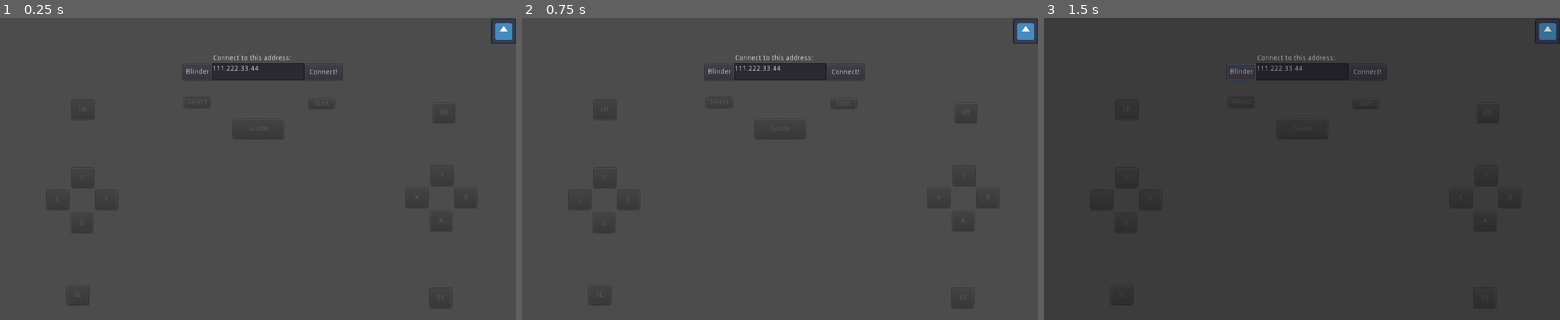
Above: before the commit, frames 1-3 (left to right).
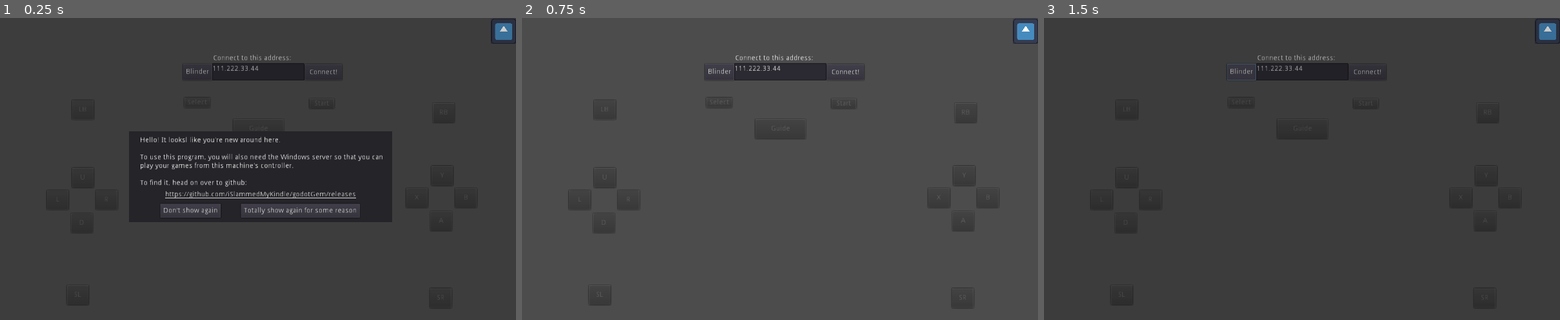
Above: after the commit, the same moments.

Repository: iSlammedMyKindle/godotGem
Game: Godot game, scene res://Main.tscn
Two runs of this game, one before a commit and one after it. Both use one fixed random seed, a clock stepped at 60 frames per second and the inputs below. The engine's default icon, where the game draws it, is replaced by a stand-in: a white triangle on a blue panel in a dark square.
Inputs (mouse positions are in pixels of both pictures, inside the frame that each line leads up to):
- Up to frame 1 (0.25 s): no input
- Up to frame 2 (0.75 s): click (712, 211) at 0.5 s, where only the run after the commit has a clickable "Don't show again"
- Up to frame 3 (1.5 s): click "Blinder" at 1.25 s

The runs differ from the first frame. In frame 1, 14% of the frame differs, in the area x 25-100%, y 1-68%; in frame 2, nothing differs; in frame 3, nothing differs.

Commit message:
finished the first time run message

Diff:
--- a/client/Main.gd
+++ b/client/Main.gd
@@ -46,6 +46,10 @@
 	var err = config.load("user://godotGem.cfg")
 	if err == OK:
 		$urlToConnect.text = config.get_value("general","ip")
+
+	if config.get_value("general", "hideGithubSplash")	== null:
+		$firstTimeRun.visible = true
+
 
 # Called every frame. 'delta' is the elapsed time since the previous frame.
 func _process(_delta):
--- a/client/Main.tscn
+++ b/client/Main.tscn
@@ -7,6 +7,7 @@
 [ext_resource path="res://assets/cough.mp3" type="AudioStream" id=5]
 [ext_resource path="res://Rylan.gd" type="Script" id=6]
 [ext_resource path="res://assets/godotGemLogo.svg" type="Texture" id=7]
+[ext_resource path="res://firstTimeRun.tscn" type="PackedScene" id=8]
 
 [sub_resource type="Animation" id=2]
 resource_name = "spin"
@@ -88,7 +89,7 @@
 "values": [ Color( 0, 0, 0, 0 ), Color( 0, 0, 0, 1 ) ]
 }
 
-[node name="Main" type="Node2D" groups=["dontShowAgain"]]
+[node name="Main" type="Node2D"]
 script = ExtResource( 1 )
 
 [node name="githubPage" type="Button" parent="."]
@@ -154,6 +155,9 @@
 [node name="AnimationPlayer" type="AnimationPlayer" parent="."]
 anims/fade = SubResource( 1 )
 
+[node name="firstTimeRun" parent="." instance=ExtResource( 8 )]
+visible = false
+
 [connection signal="pressed" from="githubPage" to="." method="_on_githubPage_pressed"]
 [connection signal="pressed" from="BlinderBtn" to="." method="_on_BlinderBtn_pressed"]
 [connection signal="pressed" from="Button" to="." method="_on_Button_pressed"]
--- a/client/firstTimeRun.gd
+++ b/client/firstTimeRun.gd
@@ -1,24 +1,10 @@
 extends Node2D
-
-
-# Declare member variables here. Examples:
-# var a = 2
-# var b = "text"
-
-
-# Called when the node enters the scene tree for the first time.
-func _ready():
-	pass # Replace with function body.
-
-
-# Called every frame. 'delta' is the elapsed time since the previous frame.
-#func _process(delta):
-#	pass
-
 
 func _on_showAgain_pressed():
 	visible = false
 
-
 func _on_dontShowAgain_pressed():
 	visible = false
+	var config = get_node("..").config
+	config.set_value("general", "hideGithubSplash", 1)
+	config.save("user://godotGem.cfg")
--- a/client/firstTimeRun.tscn
+++ b/client/firstTimeRun.tscn
@@ -3,7 +3,7 @@
 [ext_resource path="res://firstTimeRun.gd" type="Script" id=1]
 [ext_resource path="res://LinkButton.gd" type="Script" id=2]
 
-[node name="firstTimeRun" type="Node2D" groups=["dontShowAgain"]]
+[node name="firstTimeRun" type="Node2D"]
 script = ExtResource( 1 )
 
 [node name="bg" type="ColorRect" parent="."]
@@ -18,36 +18,38 @@
 margin_bottom = 405.0
 
 [node name="Label" type="Label" parent="Panel"]
-margin_left = 19.0
-margin_top = 24.0
-margin_right = 506.0
-margin_bottom = 106.0
+margin_left = 22.0
+margin_top = 11.0
+margin_right = 509.0
+margin_bottom = 127.0
 text = "Hello! It looksl like you're new around here.
 
 To use this program, you will also need the Windows server so that you can
-play your games from this machine. To find it, head on over to github:
+play your games from this machine's controller.
+
+To find it, head on over to github:
 "
 
 [node name="LinkButton" type="LinkButton" parent="Panel"]
-margin_left = 66.0
-margin_top = 105.0
-margin_right = 444.0
-margin_bottom = 119.0
+margin_left = 72.0
+margin_top = 119.0
+margin_right = 450.0
+margin_bottom = 133.0
 text = "https://github.com/iSlammedMyKindle/godotGem/releases"
 script = ExtResource( 2 )
 
 [node name="dontShowAgain" type="Button" parent="Panel"]
-margin_left = 76.0
-margin_top = 142.0
-margin_right = 196.0
-margin_bottom = 170.0
+margin_left = 62.0
+margin_top = 144.0
+margin_right = 182.0
+margin_bottom = 172.0
 text = "Don't show again"
 
 [node name="showAgain" type="Button" parent="Panel"]
-margin_left = 236.0
-margin_top = 142.0
-margin_right = 472.0
-margin_bottom = 170.0
+margin_left = 222.0
+margin_top = 144.0
+margin_right = 458.0
+margin_bottom = 172.0
 text = "Totally show again for some reason"
 
 [connection signal="pressed" from="Panel/LinkButton" to="Panel/LinkButton" method="_on_LinkButton_pressed"]
Not shown: 1 places in client/Main.tscn that only renumber resources
Not shown, changed: .gitignore
